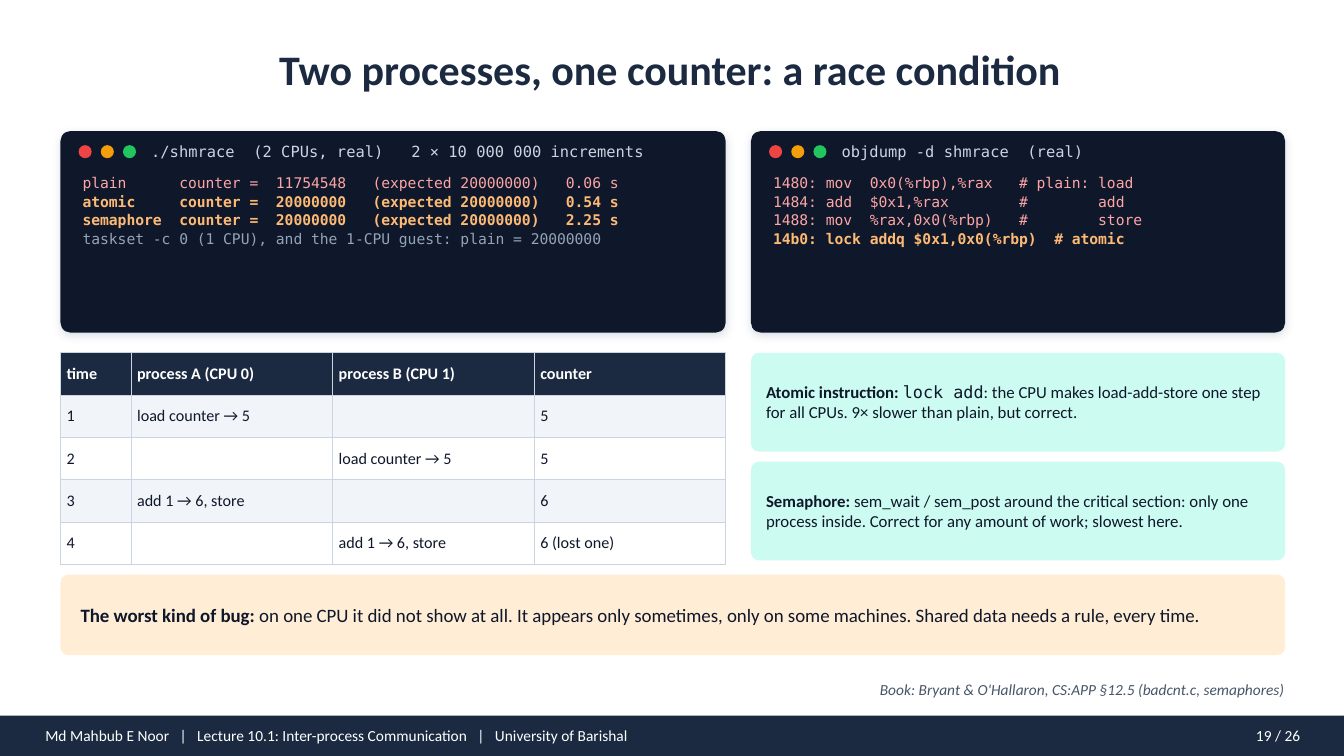
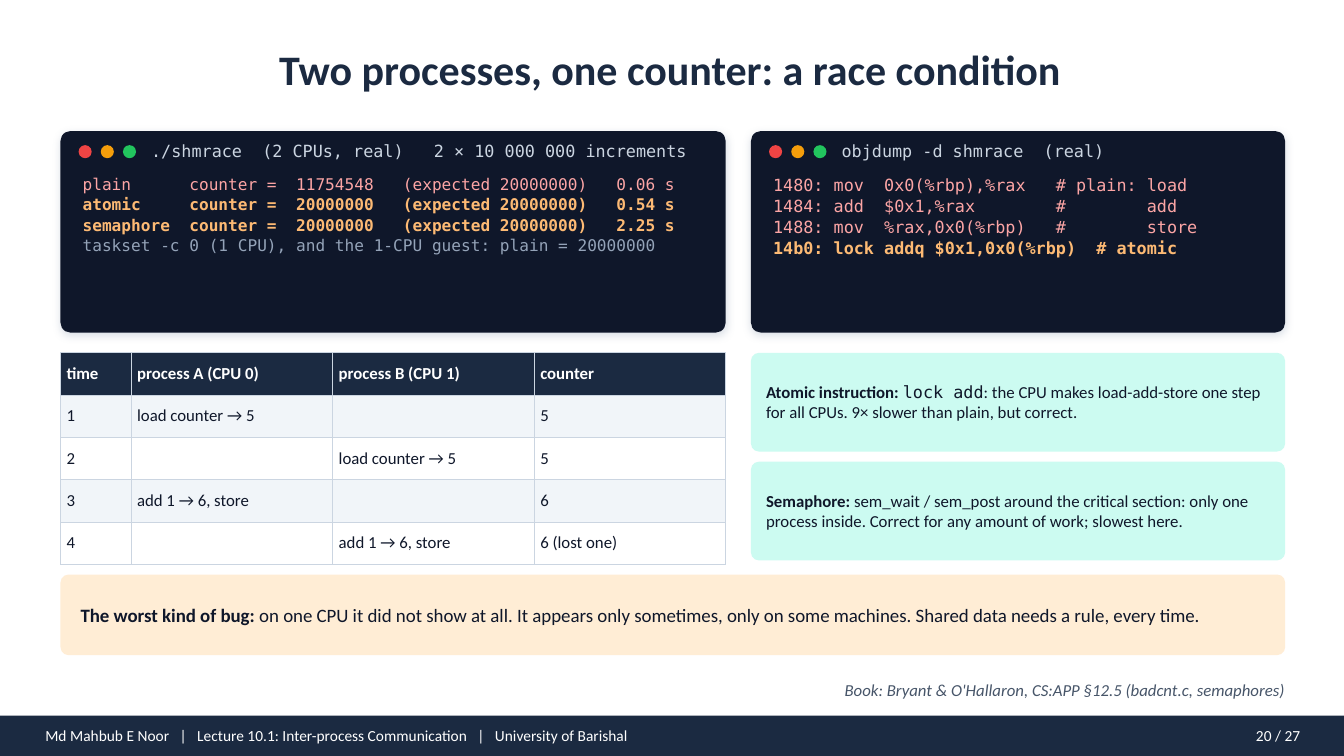
Before and after one commit to mahbubnoor/Introduction-to-system-programming, a slide deck: slide 20 of decks/lecture_10.1.pptx (slide 19 before the commit). Drawn at 1344x756 pixels with LibreOffice and Linux fonts; fonts in the diff are those of the drawing. Boxes give left, top, right and bottom in pixels: in the first picture for what was removed or moved away, otherwise in the second. Text is boxed around its words. In the diff, an @@ line names an element or a change of style, - is before the commit and + after.

```diff
--- a/decks/lecture_10.1.pptx
+++ b/decks/lecture_10.1.pptx
@@ text "plain counter = 11754548 (expected ..." at (83,177,675,255): size 10.5 to 11.5 pt @@
@@ text "1480: mov 0x0(%rbp),%rax # plain: ..." at (773,178,1197,258): size 10.5 to 12 pt @@
@@ table at (60,353,726,554) @@
@@ size 11.5 to 12 pt @@
@@ size 11 to 12 pt in 3 elements at (151,144,687,160), (842,144,1024,161), (845,684,1285,699) @@
@@ text at (1256,731,1301,741): text changed @@
-19 / 26
+20 / 27
```
Also in this commit, not shown: 25 other slides changed, 1 slide added, 25 other files.
